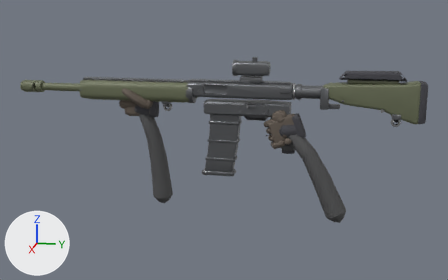
The FBX model Assets/_Project/Art/Models/Resources/Kordon/Weapons/dmr14.fbx: old version first, new version second.
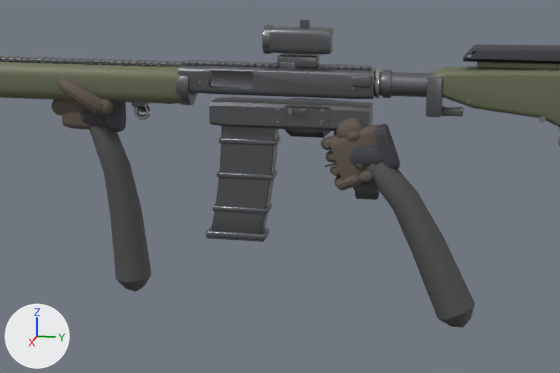
Old and new are each drawn whole from a 50 mm camera at (1.508, 0.175, 0.309) aimed at (-0.011, -0.129, -0.071) and again close up on the part from 20% to 87% of the width and 17% to 88% of the height. The axes (+X, +Y, +Z) are drawn at lower left. The lights are the same throughout. The older version's two pictures come first. Vertices at exactly the same position are counted once.

In view in the first close-up: 'HandLeft', 'HandRight', 'Magazine', 'dmr14'.
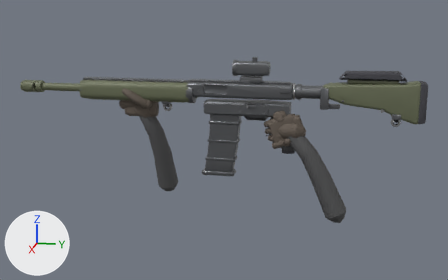
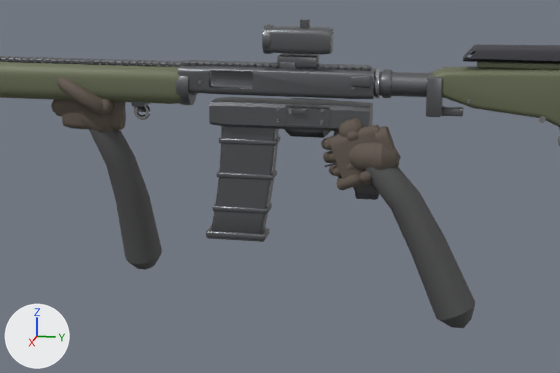
What the commit changed:
me_handleft is used by ob_handleft; location (0.0, 0.0, 0.0).
me_handleft had 3866 vertices, 3666 faces and spanned x -0.044..0.04, y -0.404..-0.271, z -0.257..0.077.
me_handleft now has 5628 vertices, 5404 faces and spans x -0.084..0.04, y -0.404..-0.266, z -0.237..0.075.
me_handleft part 1: the loose piece of 196 vertices spanning x -0.021..0.011, y -0.319..-0.303, z -0.018..0.042 is scaled about its middle by (0.864, 1, 0.913), in mat_krd_glove_leather (brown #61574e).
me_handleft part 2: the loose piece of 74 vertices spanning x -0.044..0.011, y -0.356..-0.271, z -0.257..0.015 is rebuilt with 86 vertices and now spans x -0.084..0.012, y -0.356..-0.266, z -0.237..0.016.
me_handleft part 3: 68 vertices moved within x -0.04..0.031, y -0.403..-0.312, z 0.016..0.061; 2715 vertices removed from x -0.043..0.04, y -0.402..-0.309, z -0.021..0.077; 4465 vertices added at x -0.042..0.04, y -0.403..-0.308, z -0.024..0.075.
me_handright is used by ob_handright; location (0.0, 0.0, 0.0).
me_handright had 4474 vertices, 4238 faces and spanned x -0.023..0.066, y -0.025..0.186, z -0.254..0.019.
me_handright now has 7896 vertices, 7556 faces and spans x -0.022..0.067, y -0.025..0.187, z -0.255..0.021.
me_handright part 4: the loose piece of 196 vertices spanning x 0.007..0.041, y 0.046..0.081, z -0.049..0.012 is scaled about its middle by (0.859, 0.936, 0.898), in mat_krd_glove_leather (brown #61574e).
me_handright part 5: the loose piece of 74 vertices spanning x 0.008..0.066, y 0.028..0.186, z -0.254..-0.016 is rebuilt with 86 vertices and now spans x 0.007..0.067, y 0.026..0.187, z -0.255..-0.015.
me_handright part 6: a new loose piece of 58 vertices spanning x 0.004..0.051, y 0.03..0.083, z -0.054..-0.007, in mat_krd_glove_leather (brown #61574e).
me_handright part 7: 103 vertices moved within x -0.019..0.045, y -0.023..0.046, z -0.069..0.017; 3349 vertices removed from x -0.023..0.047, y -0.025..0.073, z -0.08..0.019; 6701 vertices added at x -0.022..0.049, y -0.025..0.076, z -0.079..0.021.

Boxes (x1, y1, x2, y2) around the edits, measured in the close-ups (560 x 373 px; the box of a moved part takes in the faces that stretch with it):
'HandLeft', reshaped (11% wider, 10% shorter)
    before: (51, 63, 151, 292)
    after: (51, 63, 162, 270)
part 1 of me_handleft, moved or reshaped
    before: (108, 102, 126, 132)
    after: (109, 102, 126, 130)
part 2 of me_handleft, rebuilt (17% wider, 15% shorter)
    before: (89, 125, 151, 292)
    after: (89, 128, 162, 270)
part 3 of me_handleft, moved or reshaped
    before: (51, 63, 114, 129)
    after: (51, 63, 114, 132)
part 4 of me_handright, moved or reshaped
    before: (374, 124, 400, 170)
    after: (375, 126, 399, 167)
part 5 of me_handright, rebuilt
    before: (365, 162, 475, 328)
    after: (364, 166, 475, 328)
part 6 of me_handright, added
    after: (373, 142, 401, 170)
part 7 of me_handright, moved or reshaped
    before: (321, 118, 384, 191)
    after: (321, 118, 380, 190)
